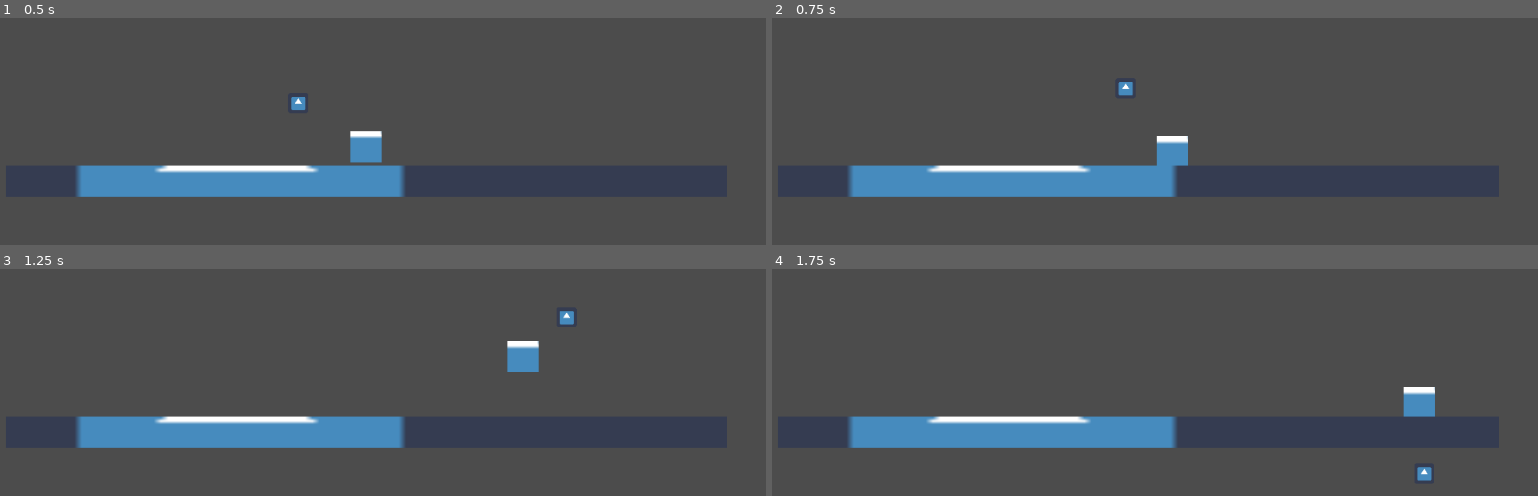
Above: before the commit, frames 1-4 (two rows, left to right).
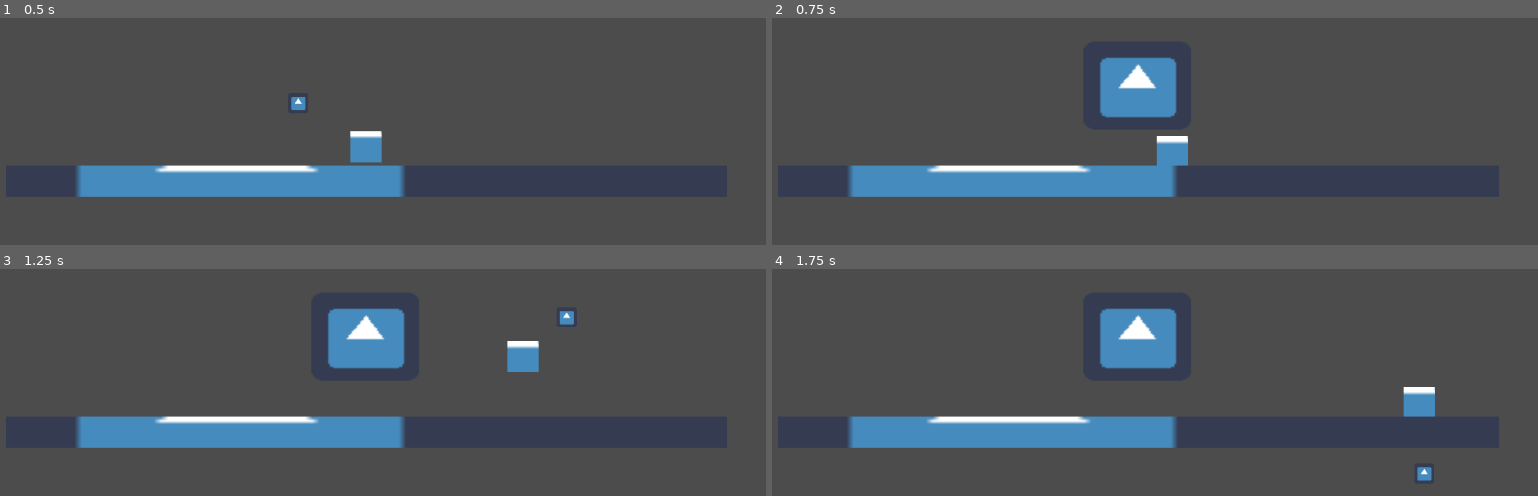
Above: after the commit, the same moments.

Repository: mdrgon1/GWJ-22-Spinzo
Game: Godot game, scene res://Main.tscn
Same seed, same stepped clock (60 frames per second), same inputs: the game is played once before the commit and once after it. The engine's default icon, where the game draws it, is replaced by a stand-in: a white triangle on a blue panel in a dark square.
Inputs:
- Up to frame 1 (0.5 s): no input
- Up to frame 2 (0.75 s): hold Right (move_right) from 0.53 s (still down); hold E (throw_ball) from 0.53 s (still down)
- Up to frame 3 (1.25 s): keep holding Right (move_right); keep holding E (throw_ball); tap W (jump) at 0.77 s
- Up to frame 4 (1.75 s): keep holding Right (move_right); release E (throw_ball) at 1.28 s; tap E (throw_ball) at 1.35 s; tap W (jump) at 1.52 s

Frame 1 is identical in both runs. In frame 2, 2.6% of the frame differs, in the area x 42-53%, y 17-45%; in frame 3, 2.7%; in frame 4, 2.7%.

Commit message:
basic level template and level manager
level template can replace enemy spawns with enemys, level manager can instane a random level at a given position

Diff:
--- a/Project/Main.tscn
+++ b/Project/Main.tscn
@@ -1,13 +1,15 @@
-[gd_scene load_steps=5 format=2]
+[gd_scene load_steps=6 format=2]
 
 [ext_resource path="res://Player/Player.tscn" type="PackedScene" id=1]
 [ext_resource path="res://icon.png" type="Texture" id=2]
 [ext_resource path="res://Ball/Ball.tscn" type="PackedScene" id=3]
+[ext_resource path="res://Scripts/MainLevel.gd" type="Script" id=5]
 
 [sub_resource type="RectangleShape2D" id=1]
 extents = Vector2( 115.823, 5 )
 
 [node name="Main" type="Node2D"]
+script = ExtResource( 5 )
 
 [node name="Player" parent="." groups=[
 "player",
--- /dev/null
+++ b/Project/Scripts/LevelTemplate.gd
@@ -0,0 +1,10 @@
+extends Node2D
+
+func _ready():
+	var enemy_spawns = $EnemySpawns
+	for child in enemy_spawns.get_children():
+		create_enemy_at(child)
+		child.call_deferred("queue_free")
+
+func create_enemy_at(target : Node2D):
+	print(target.global_position)
--- /dev/null
+++ b/Project/Scripts/MainLevel.gd
@@ -0,0 +1,18 @@
+extends Node
+
+var num_levels = 1
+
+func _process(delta):
+	if(Input.is_action_just_pressed("throw_ball")):
+		create_level(Vector2(0, 0))
+
+# create a random level at a given position
+func create_level(position : Vector2):
+	var level_index = randi() % num_levels
+
+	# load a random level and instance it
+	var level_path = "res://level_templates/Template" + String(level_index) + ".tscn"
+	var level = load(level_path).instance()
+
+	level.set_position(position)
+	call_deferred("add_child", level)
--- /dev/null
+++ b/Project/level_templates/Template0.tscn
@@ -0,0 +1,20 @@
+[gd_scene load_steps=3 format=2]
+
+[ext_resource path="res://Scripts/LevelTemplate.gd" type="Script" id=1]
+[ext_resource path="res://icon.png" type="Texture" id=2]
+
+[node name="LevelTemplate" type="Node2D"]
+script = ExtResource( 1 )
+
+[node name="EnemySpawns" type="Node" parent="."]
+
+[node name="Node2D" type="Node2D" parent="EnemySpawns"]
+position = Vector2( -23.4391, 0 )
+
+[node name="Node2D2" type="Node2D" parent="EnemySpawns"]
+position = Vector2( 17.0466, -14.3346 )
+
+[node name="Sprite" type="Sprite" parent="."]
+position = Vector2( -0.212525, -0.174879 )
+scale = Vector2( 0.539348, 0.442491 )
+texture = ExtResource( 2 )
